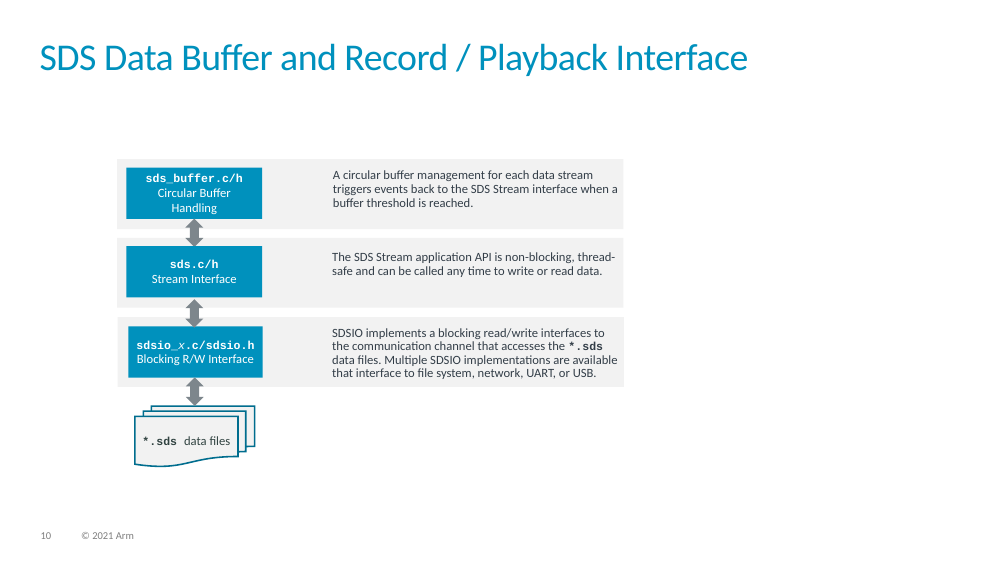
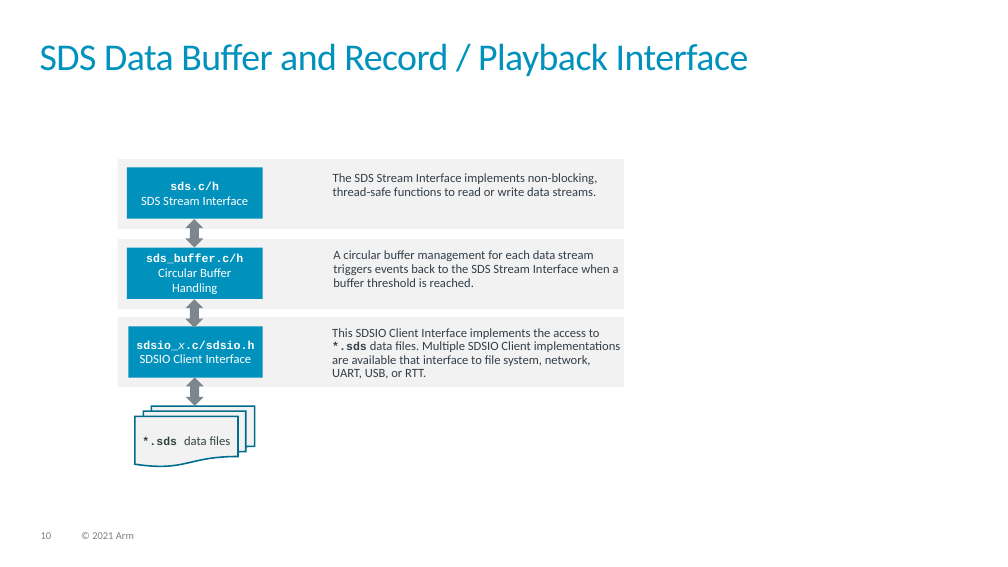
Before and after one commit to ARM-software/SDS-Framework, a slide deck: slide 10 of documentation/images/overview.pptx. Drawn at 1008x567 pixels with LibreOffice and Linux fonts; fonts in the diff are those of the drawing. Boxes give left, top, right and bottom in pixels: in the first picture for what was removed or moved away, otherwise in the second. Text is boxed around its words. In the diff, an @@ line names an element or a change of style, - is before the commit and + after.

Commit message:
Documentation: Minor update to source images

```diff
--- a/documentation/images/overview.pptx
+++ b/documentation/images/overview.pptx
@@ rectangle: place and size @@
-rectangle at (117, 238, 623, 308)
+rectangle at (118, 160, 624, 229)
@@ rectangle "sds.c/h SDS Stream Interface": place and size @@
-rectangle "sds.c/h SDS Stream Interface" at (126, 247, 262, 298)
+rectangle "sds.c/h SDS Stream Interface" at (127, 167, 263, 219)
@@ text at (333, 173, 598, 196): text changed @@
-The SDS Stream application API is non-blocking, thread-safe and can be called any time to write or read data.
+The SDS Stream Interface implements non-blocking, thread-safe functions to read or write data streams.
@@ text in rectangle at (141, 181, 249, 205): text changed @@
-sds.c/h
-Stream Interface
+sds.c/h
+SDS Stream Interface
@@ rectangle: place and size @@
-rectangle at (117, 160, 623, 229)
+rectangle at (118, 239, 624, 309)
@@ rectangle "sds_buffer.c/h Circular Buffer Handling": place and size @@
-rectangle "sds_buffer.c/h Circular Buffer Handling" at (126, 168, 262, 219)
+rectangle "sds_buffer.c/h Circular Buffer Handling" at (127, 248, 263, 299)
@@ text at (333, 250, 619, 287): text changed @@
-A circular buffer management for each data stream
-triggers events back to the SDS Stream interface when a buffer threshold is reached.
+A circular buffer management for each data stream
+triggers events back to the SDS Stream Interface when a buffer threshold is reached.
@@ text at (332, 328, 621, 379): text changed @@
-SDSIO implements a blocking read/write interfaces to the communication channel that accesses the *.sds data files. Multiple SDSIO implementations are available that interface to file system, network, UART, or USB.
+This SDSIO Client Interface implements the access to *.sds data files. Multiple SDSIO Client implementations are available that interface to file system, network, UART, USB, or RTT.
@@ text in rectangle at (136, 340, 254, 363): text changed @@
-sdsio_x.c/sdsio.h
-Blocking R/W Interface
+sdsio_x.c/sdsio.h
+SDSIO Client Interface
```
